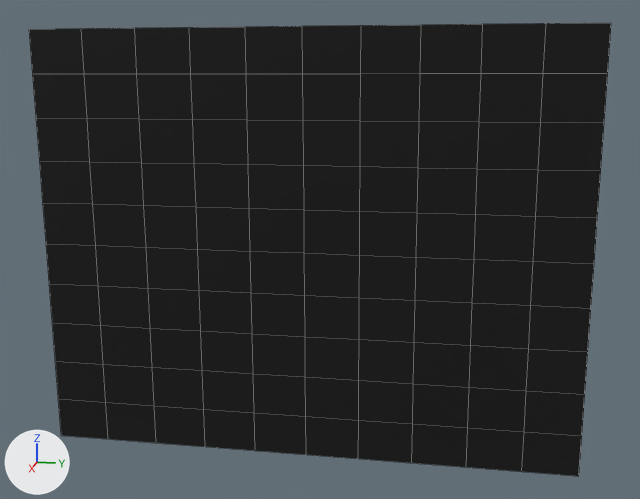
The OBJ model ProyectoFinal/Models/Capibaras/caseta/Cristal.obj, before and after one commit.
Both versions are drawn from a 50 mm lens placed at (-0.54, 10.44, 2.01), pointed at (-3.63, 9.82, 1.24). Every picture has the same lights, and +X, +Y and +Z are marked at lower left. Mesh edges are drawn as thin lines. Where no turn or scale is listed for an object, it has been applied to the vertices.

The scene before the commit, as lines of its bpy script (objects in view):
```python
me_cristal = bpy.data.meshes.new('Cristal')
me_cristal.from_pydata(...)  # 121 vertices, 100 faces; spans x -3.63..-3.61, y 8.74..10.79, z 0.41..2.04
me_cristal.materials.append(mat_pasted__phong9sg)  # black #000000
ob_cristal = bpy.data.objects.new('Cristal', me_cristal)
ob_cristal.location = (0.0, 0.0, 0.0)
```
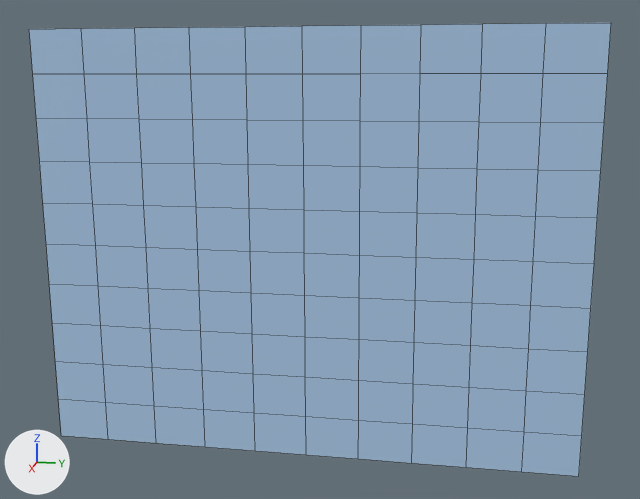
Location of each change, (x1, y1, x2, y2) in pixels of the pictures (640 x 499 px):
'Cristal', recoloured (black to blue)
    both: (29, 23, 611, 476)

The edits, one by one:
Picture 'cristal.png' (img_cristal_png) is new.
Material 'phong9SG' (mat_phong9sg) is new.
Its texture is img_cristal_png.
Its roughness is 0.866.
me_cristal has 121 vertices, 100 faces and spans x -3.63..-3.61, y 8.74..10.79, z 0.41..2.04.
me_cristal no longer uses material mat_pasted__phong9sg (black #000000).
me_cristal now uses material mat_phong9sg (picture img_cristal_png).
